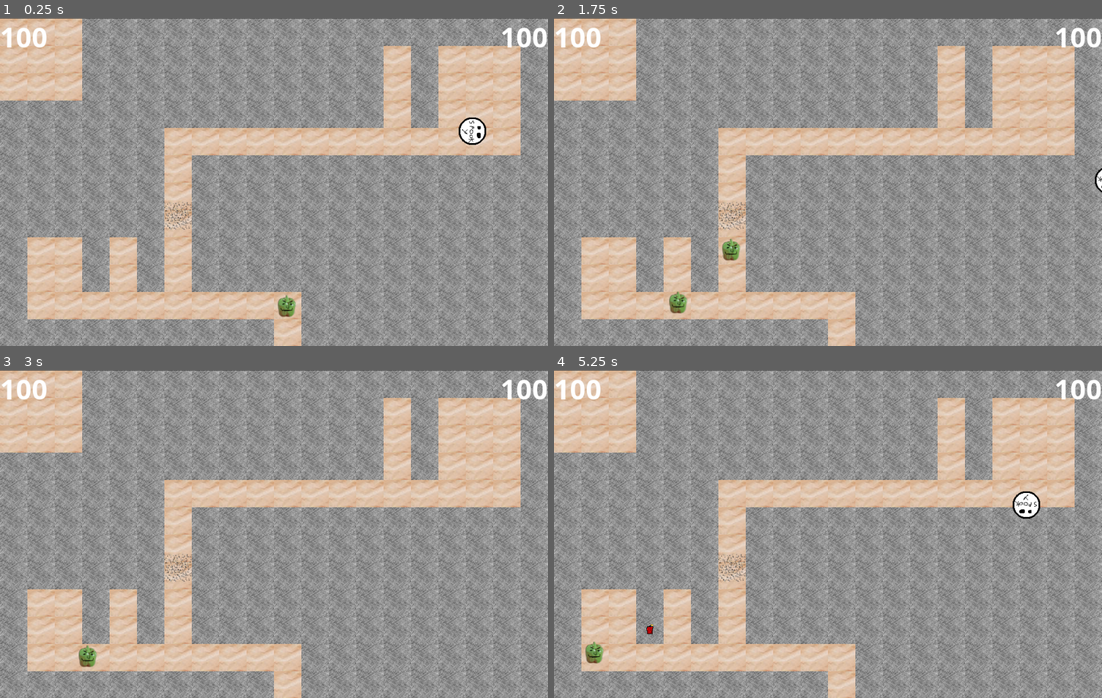
Above: before the commit, frames 1-4 (two rows, left to right).
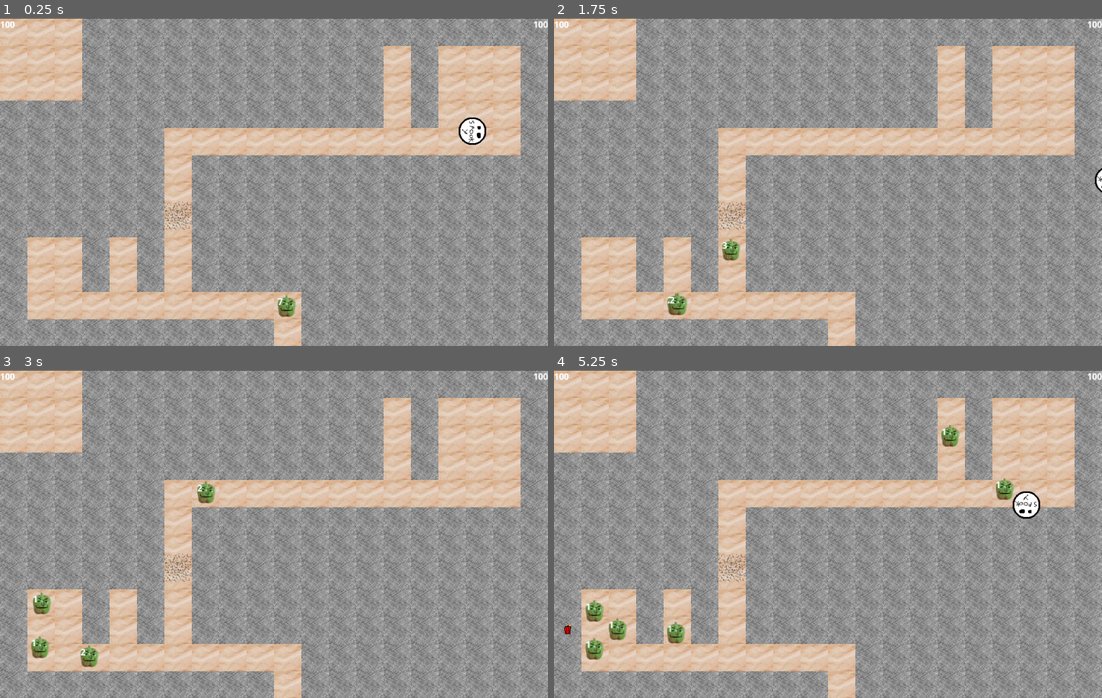
Above: after the commit, the same moments.

Repository: Solid-Squid-Contingent/LD-48
Game: Godot game, scene res://scenes/Main.tscn
Same seed, same stepped clock (60 frames per second), same inputs: the game is played once before the commit and once after it.
Inputs (mouse positions are in pixels of both pictures, inside the frame that each line leads up to):
- Up to frame 1 (0.25 s): no input
- Up to frame 2 (1.75 s): move the mouse to (948, 165) at 0.52 s; press the mouse at (948, 165) at 0.53 s; hold D (right) 0.53-1.28 s; move the mouse to (718, 198) at 1.27 s; release the mouse at (718, 198) at 1.28 s; hold S (down) from 1.28 s (still down); right-click (718, 198) at 1.35 s
- Up to frame 3 (3 s): move the mouse to (328, 461) at 2.02 s; release S (down) at 2.03 s; press the mouse at (328, 461) at 2.03 s; hold D (right) 2.03-2.78 s; move the mouse to (246, 599) at 2.77 s; release the mouse at (246, 599) at 2.78 s; hold W (up) from 2.78 s (still down); right-click (246, 599) at 2.85 s
- Up to frame 4 (5.25 s): move the mouse to (992, 583) at 3.52 s; release W (up) at 3.53 s; press the mouse at (992, 583) at 3.53 s; hold A (left) 3.53-5.03 s; move the mouse to (663, 484) at 4.27 s; release the mouse at (663, 484) at 4.28 s; right-click (663, 484) at 4.35 s; move the mouse to (855, 534) at 5.02 s; press the mouse at (855, 534) at 5.03 s; hold S (down) from 5.03 s (still down)

The runs differ from the first frame. In frame 1, 0.6% of the frame differs, in the area x 0-100%, y 1-88%; in frame 2, 0.7%; in frame 3, 1.2%; in frame 4, 1.7%, in the area x 0-100%, y 1-90%.

Commit message:
Make splitting work better

Diff:
--- /dev/null
+++ b/resources/fonts/OpenSans-Bold.tres
@@ -0,0 +1,6 @@
+[gd_resource type="DynamicFont" load_steps=2 format=2]
+
+[ext_resource path="res://resources/fonts/OpenSans-Bold.ttf" type="DynamicFontData" id=1]
+
+[resource]
+font_data = ExtResource( 1 )
--- a/scenes/Enemy.tscn
+++ b/scenes/Enemy.tscn
@@ -1,7 +1,8 @@
-[gd_scene load_steps=4 format=2]
+[gd_scene load_steps=5 format=2]
 
 [ext_resource path="res://resources/graphics/evilBellPepper.png" type="Texture" id=1]
 [ext_resource path="res://scripts/Enemy.gd" type="Script" id=2]
+[ext_resource path="res://resources/fonts/OpenSans-Bold.tres" type="DynamicFont" id=3]
 
 [sub_resource type="CircleShape2D" id=1]
 radius = 20.0673
@@ -18,3 +19,16 @@
 shape = SubResource( 1 )
 
 [node name="TreasureRayCast" type="RayCast2D" parent="."]
+
+[node name="Label" type="Label" parent="."]
+margin_left = -33.0313
+margin_top = -21.0781
+margin_right = 6.96868
+margin_bottom = 1.92192
+custom_fonts/font = ExtResource( 3 )
+text = "1"
+align = 1
+valign = 1
+__meta__ = {
+"_edit_use_anchors_": false
+}
--- a/scenes/Main.tscn
+++ b/scenes/Main.tscn
@@ -6,7 +6,7 @@
 [ext_resource path="res://scenes/Layout.gd" type="Script" id=4]
 [ext_resource path="res://scenes/Spikes.tscn" type="PackedScene" id=5]
 [ext_resource path="res://scenes/Player.tscn" type="PackedScene" id=6]
-[ext_resource path="res://resources/fonts/OpenSans-Bold.ttf" type="DynamicFontData" id=7]
+[ext_resource path="res://resources/fonts/OpenSans-Bold.tres" type="DynamicFont" id=7]
 [ext_resource path="res://scenes/UI.gd" type="Script" id=8]
 
 [sub_resource type="ConvexPolygonShape2D" id=1]
@@ -49,10 +49,6 @@
 1/shapes = [  ]
 1/z_index = 0
 
-[sub_resource type="DynamicFont" id=3]
-size = 50
-font_data = ExtResource( 7 )
-
 [node name="Node2D" type="Node2D"]
 
 [node name="Labyrinth" type="Node2D" parent="."]
@@ -74,7 +70,6 @@
 
 [node name="Enemy" parent="." instance=ExtResource( 3 )]
 position = Vector2( 526.896, 578.138 )
-collision_layer = 4
 
 [node name="Spikes" parent="." instance=ExtResource( 5 )]
 position = Vector2( 325.178, 361.787 )
@@ -95,7 +90,7 @@
 [node name="MoneyLabel" type="Label" parent="UI"]
 margin_right = 40.0
 margin_bottom = 14.0
-custom_fonts/font = SubResource( 3 )
+custom_fonts/font = ExtResource( 7 )
 text = "100"
 __meta__ = {
 "_edit_use_anchors_": false
@@ -104,7 +99,7 @@
 [node name="HealthLabel" type="Label" parent="UI"]
 margin_right = 1000.0
 margin_bottom = 14.0
-custom_fonts/font = SubResource( 3 )
+custom_fonts/font = ExtResource( 7 )
 text = "100"
 align = 2
 __meta__ = {
--- a/scripts/Enemy.gd
+++ b/scripts/Enemy.gd
@@ -31,11 +31,11 @@
 	var drunkPathfinding: bool = false
 	var demolition: bool = true
 	var speed: int = 200
-	var maxHealth: int = 200
-
-var individualStats = [Stats.new(), Stats.new()]
+	var maxHealth: int = 100
+	var health: int = maxHealth
+
+var individualStats = [Stats.new(), Stats.new(), Stats.new(), Stats.new(), Stats.new(), Stats.new(), Stats.new()]
 var groupStats = Stats.new()
-var health = 1
 
 # Called when the node enters the scene tree for the first time.
 func _ready():
@@ -43,6 +43,7 @@
 	player = get_tree().get_nodes_in_group('Player')[0]
 	treasurePosition = get_tree().get_nodes_in_group('Treasure')[0].global_position
 	cellSize = layout.cell_size
+	updateGroupStats()
 
 func collideWithSpikes():
 	changeHealth(-100)
@@ -52,9 +53,18 @@
 	queue_free()
 
 func changeHealth(amount: int):
-	health += amount
-	if health <= 0:
+	groupStats.health += amount
+	if groupStats.health <= 0:
 		die()
+		return
+
+	while amount <= 0:
+		var hitIndividualIndex = randi() % individualStats.size()
+		var previousHealth = individualStats[hitIndividualIndex].health
+		individualStats[hitIndividualIndex].health += amount
+		amount += previousHealth
+		if individualStats[hitIndividualIndex].health <= 0:
+			individualStats.remove(hitIndividualIndex)
 
 
 func positionInMap():
@@ -103,6 +113,7 @@
 	groupStats.demolition = false
 	groupStats.speed = 0
 	groupStats.maxHealth = 0
+	groupStats.health = 0
 
 	for stat in individualStats:
 		if !stat.drunkPathfinding:
@@ -111,6 +122,7 @@
 			groupStats.demolition = true
 		groupStats.speed += stat.speed
 		groupStats.maxHealth += stat.maxHealth
+		groupStats.health += stat.health
 
 	groupStats.speed /= individualStats.size()
 
@@ -127,7 +139,7 @@
 
 func getNextWaypoint():
 	if (treasurePosition - global_position).length() < 5:
-		player.health -= 10
+		player.health -= 10 * individualStats.size()
 		queue_free()
 
 	treasureRayCast.cast_to = treasurePosition - global_position
@@ -177,20 +189,21 @@
 			else:
 				var enemiesPerPath = individualStats.size() / currentTreeNode.children.size()
 				for i in range(currentTreeNode.children.size() - 1):
-					seperateGroup(individualStats.slice(i * enemiesPerPath, (i + 1) * enemiesPerPath), i)
+					seperateGroup(individualStats.slice(i * enemiesPerPath, (i + 1) * enemiesPerPath - 1), i)
+
+
+				individualStats = individualStats.slice(
+							(currentTreeNode.children.size() - 1) * enemiesPerPath,
+							individualStats.size())
 
 				currentTreeNode = currentTreeNode.children.back()
-
-				individualStats = individualStats.slice(
-							currentTreeNode.children.size() * enemiesPerPath,
-							individualStats.size())
 				updateGroupStats()
 		else:
 			currentTreeNode = currentTreeNode.children[0]
 
 		if layout.get_cellv(currentTreeNode.tileIndex) != 1:
-				resetNavigation()
-				return getNextWaypoint()
+			resetNavigation()
+			return getNextWaypoint()
 
 		return centeredWorldPosition(currentTreeNode.tileIndex)
 
@@ -209,12 +222,16 @@
 			dynamite.position = centeredWorldPosition(demolishPos)
 			get_parent().add_child(dynamite)
 
+func _process(delta):
+	$Label.text = String(individualStats.size())
+
 func _physics_process(delta):
 	if (nextWaypoint-position).length() < 5 or nextWaypoint.x < 0:
 		nextWaypoint = getNextWaypoint()
 
 	if groupStats.demolition:
 		demolish(delta)
+
 
 	move_and_slide((nextWaypoint-position).normalized() * groupStats.speed)
 	for collisionIndex in range(get_slide_count()):
Not shown: 1 places in scenes/Main.tscn that only renumber resources
